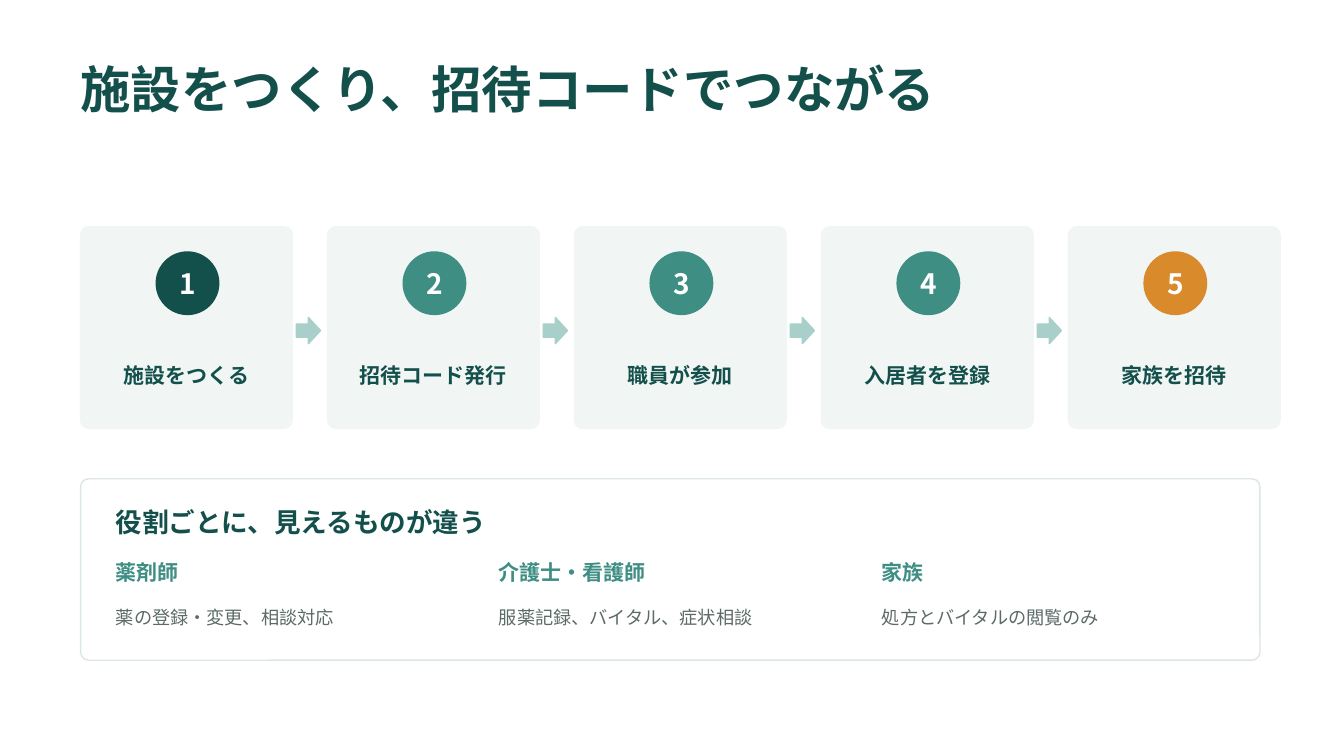
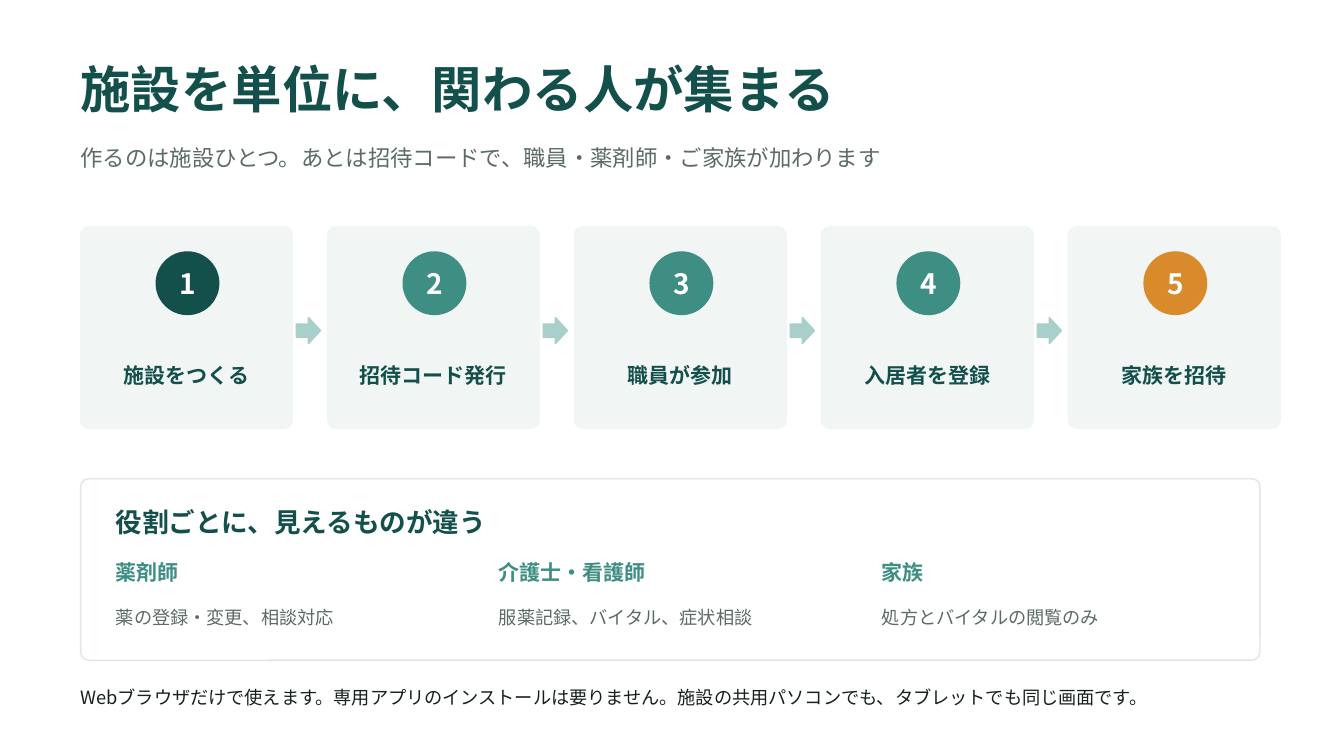
Before and after one commit to taisako082600-spec/pharmacare, a slide deck: slide 5 of PharmaCare_紹介資料.pptx (slide 6 before the commit). Drawn at 1344x756 pixels with LibreOffice and Linux fonts; fonts in the diff are those of the drawing. Boxes give left, top, right and bottom in pixels: in the first picture for what was removed or moved away, otherwise in the second. Text is boxed around its words. In the diff, an @@ line names an element or a change of style, - is before the commit and + after.

```diff
--- a/PharmaCare_紹介資料.pptx
+++ b/PharmaCare_紹介資料.pptx
@@ text at [81,64,835,113]: text changed @@
-施設をつくり、招待コードでつながる
+施設を単位に、関わる人が集まる
@@ text added at [81,147,881,168], 16 pt, text #5C6B68 @@
+作るのは施設ひとつ。あとは招待コードで、職員・薬剤師・ご家族が加わります
@@ text added at [81,688,1148,706], 13 pt, text #16211F @@
+Webブラウザだけで使えます。専用アプリのインストールは要りません。施設の共用パソコンでも、タブレットでも同じ画面です。
```
Also in this commit, not shown: 1 other file.
